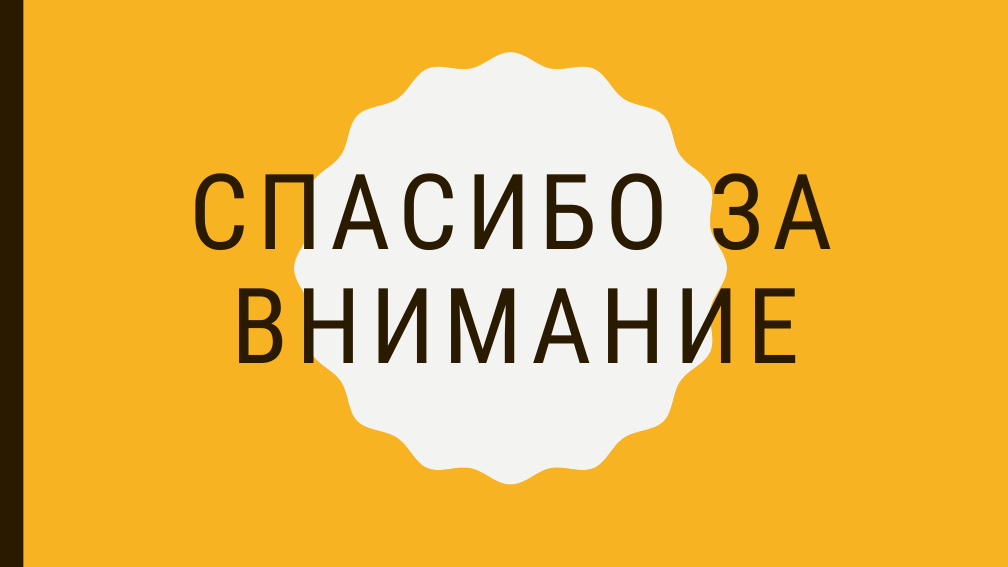
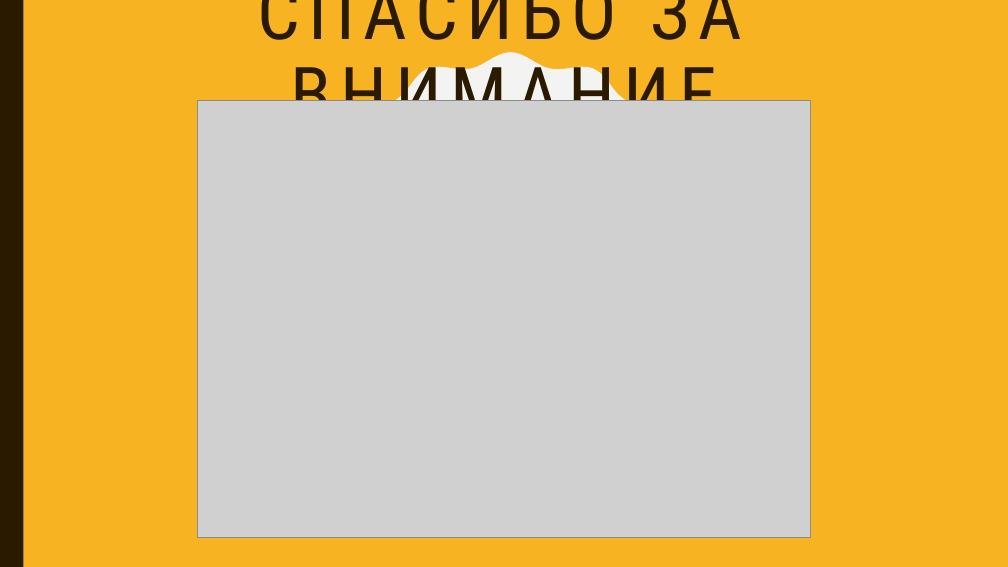
Before and after one commit to Encorsio23/OOAPGovorovMikhailitsinMuslimov, a slide deck: slide 19 of Презентация ООАП (5).pptx (slide 16 before the commit). Drawn at 1008x567 pixels with LibreOffice and Linux fonts; fonts in the diff are those of the drawing; grey boxes stand for pictures. Boxes give left, top, right and bottom in pixels: in the first picture for what was removed or moved away, otherwise in the second. Text is boxed around its words. In the diff, an @@ line names an element or a change of style, - is before the commit and + after.

```diff
--- a/Презентация ООАП (5).pptx
+++ b/Презентация ООАП (5).pptx
@@ title "СПАСИБО ЗА ВНИМАНИЕ": place and size @@
-title "СПАСИБО ЗА ВНИМАНИЕ" at <box>189,153,833,387</box>
+title "СПАСИБО ЗА ВНИМАНИЕ" at <box>257,0,742,101</box>
@@ title "СПАСИБО ЗА ВНИМАНИЕ" at <box>257,0,742,101</box>: size 100 to 72 pt @@
@@ picture added at <box>197,101,811,538</box> @@
```
Also in this commit, not shown: 5 other slides changed, 3 slides added.
